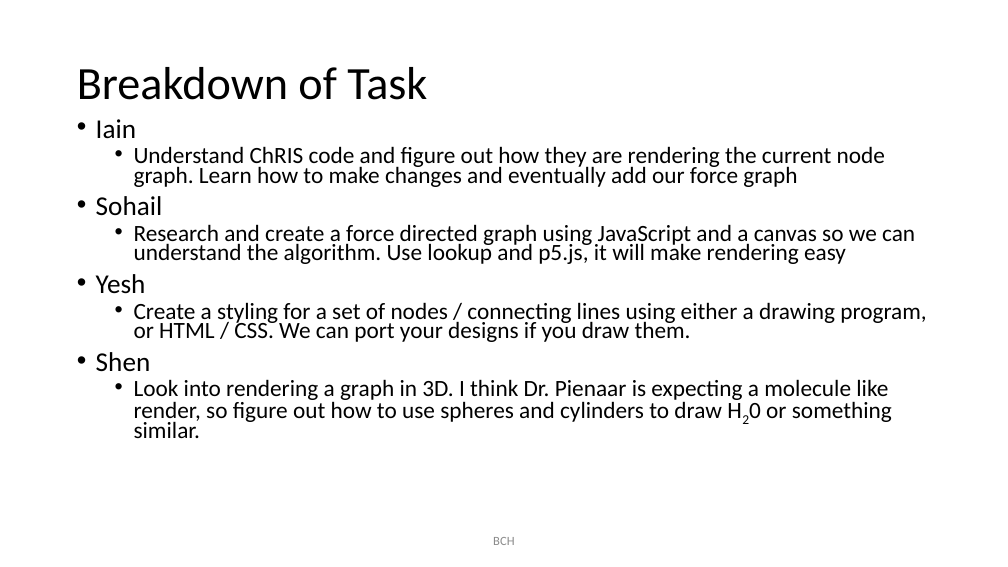
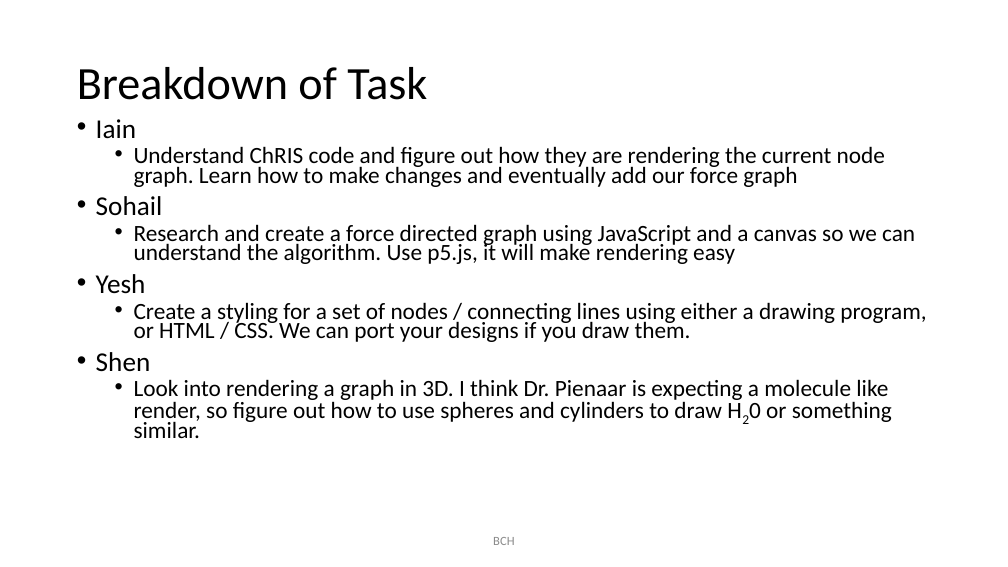
Before and after one commit to IainWinter/ChRIS, a slide deck: slide 3 of meetings/Task breakdown for 2.22.pptx. Drawn at 1008x567 pixels with LibreOffice and Linux fonts; fonts in the diff are those of the drawing. Boxes give left, top, right and bottom in pixels: in the first picture for what was removed or moved away, otherwise in the second. Text is boxed around its words. In the diff, an @@ line names an element or a change of style, - is before the commit and + after.

Commit message:
added task breakdopwn

```diff
--- a/meetings/Task breakdown for 2.22.pptx
+++ b/meetings/Task breakdown for 2.22.pptx
@@ text at (134,224,915,264): text changed @@
-  • Research and create a force directed graph using JavaScript and a canvas so we can understand the algorithm. Use lookup and p5.js, it will make rendering easy
+  • Research and create a force directed graph using JavaScript and a canvas so we can understand the algorithm. Use p5.js, it will make rendering easy
```
